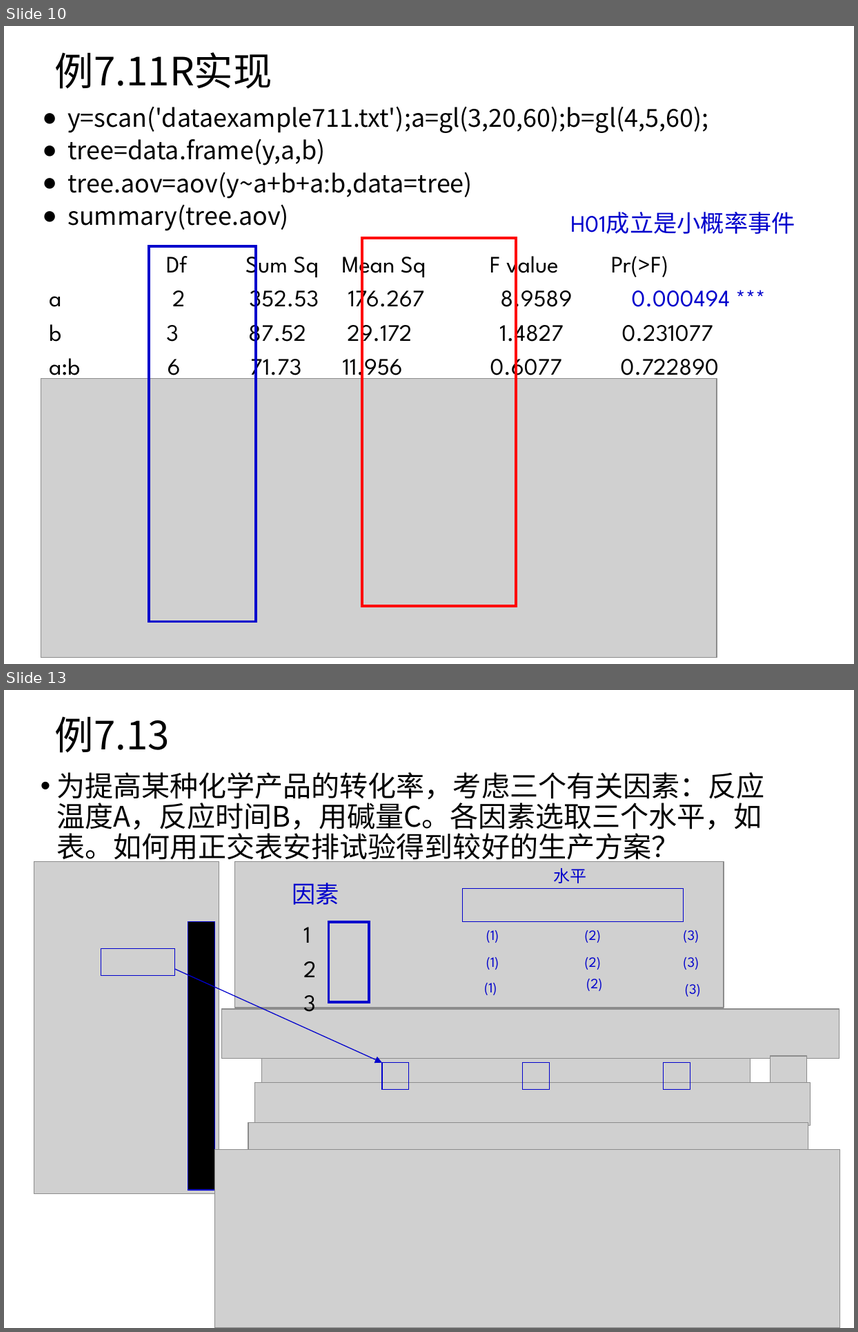
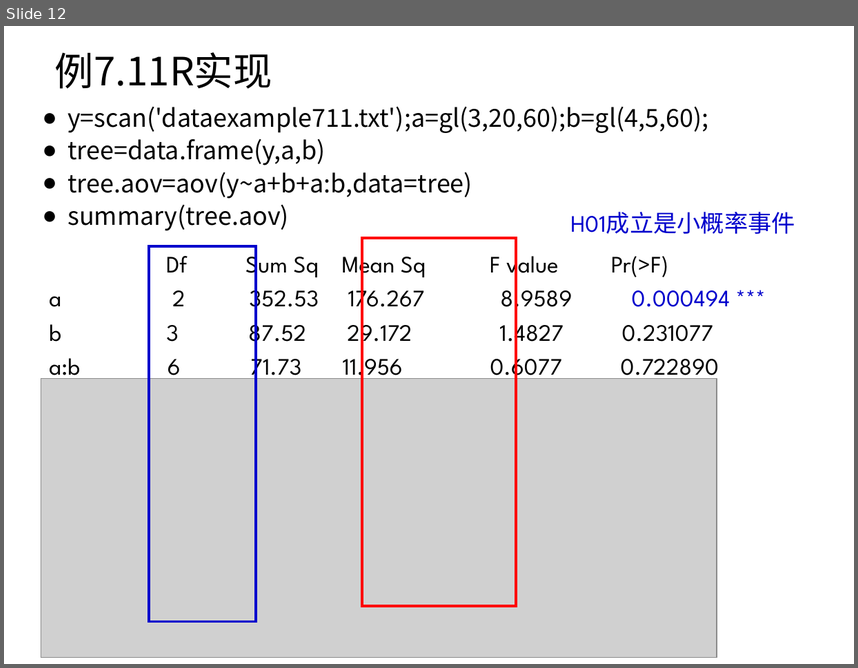
Before and after one commit to shfkuang/shfkuang.github.io, a slide deck: sc2019/scch73.ppt. Shown one above the other, each under a label of ours: slides 10 and 13 before the commit, slide 12 after it; the slides between them are not shown. The pictures are 858x1332 and 858x668 pixels, drawn with LibreOffice and Linux fonts; fonts in the diff are those of the drawing; grey boxes stand for pictures. Boxes give left, top, right and bottom in pixels: in the first picture for what was removed or moved away, otherwise in the second. Text is boxed around its words. In the diff, an @@ line names an element or a change of style, - is before the commit and + after.

```diff
--- a/sc2019/scch73.ppt
+++ b/sc2019/scch73.ppt
@@ slide 13 removed at <box>4,690,854,1328</box>, background #FFFFFF @@
@@ title removed at <box>55,716,170,753</box> @@
-例7.13
@@ text removed at <box>56,772,765,865</box> @@
-• 为提高某种化学产品的转化率，考虑三个有关因素：反应温度A，反应时间B，用碱量C。各因素选取三个水平，如表。如何用正交表安排试验得到较好的生产方案？
@@ picture removed at <box>34,862,219,1194</box> @@
@@ picture removed at <box>235,862,724,1008</box> @@
@@ text removed at <box>554,868,587,883</box> @@
-水平
@@ text removed at <box>292,883,339,905</box> @@
-因素
@@ rectangle removed at <box>462,888,683,921</box> @@
@@ rectangle removed at <box>188,922,215,1190</box> @@
@@ text removed at <box>303,927,317,1012</box> @@
-1
-2
-3
@@ rectangle removed at <box>329,922,369,1003</box> @@
@@ text removed at <box>486,930,499,943</box> @@
-(1)
@@ text removed at <box>585,930,601,943</box> @@
-(2)
@@ text removed at <box>683,930,699,943</box> @@
-(3)
@@ text removed at <box>486,957,499,969</box> @@
-(1)
@@ text removed at <box>585,957,601,969</box> @@
-(2)
@@ text removed at <box>683,957,699,969</box> @@
-(3)
@@ group removed at <box>101,949,691,1089</box>: 4 rectangles, 1 arrow @@
@@ text removed at <box>586,978,602,991</box> @@
-(2)
@@ text removed at <box>484,983,497,995</box> @@
-(1)
@@ text removed at <box>685,984,701,996</box> @@
-(3)
@@ picture removed at <box>221,1009,840,1058</box> @@
@@ picture removed at <box>261,1058,751,1089</box> @@
@@ picture removed at <box>771,1056,807,1085</box> @@
@@ picture removed at <box>254,1083,810,1125</box> @@
@@ picture removed at <box>248,1123,808,1158</box> @@
@@ picture removed at <box>215,1149,840,1328</box> @@
@@ what was slide 10 is now slide 12 @@
```
Also in this commit, not shown: 2 slides changed, 8 slides added, 2 other slides removed, 3 other files.
